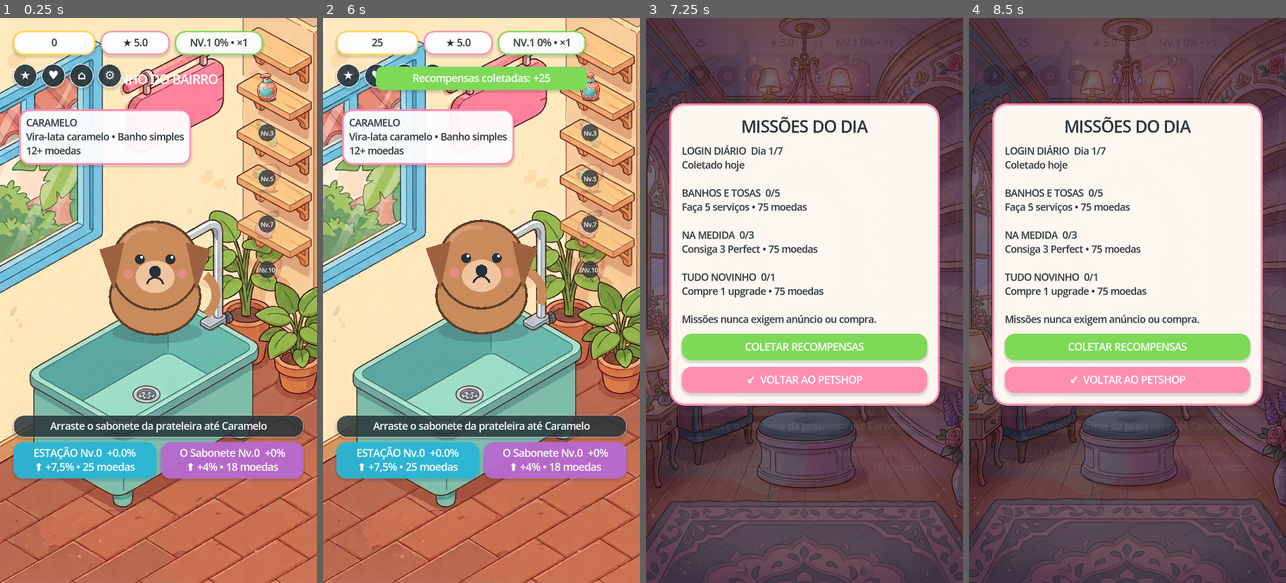
Above: before the commit, frames 1-4 (left to right).
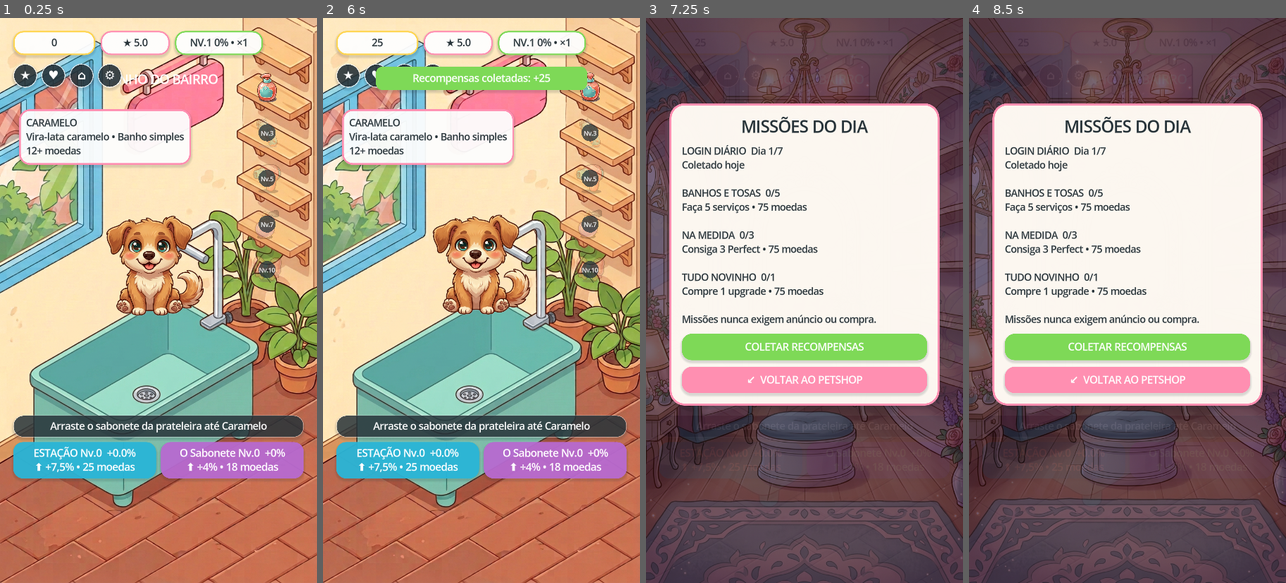
Above: after the commit, the same moments.

Repository: berger33/game_idlepet
Game: Godot game, scene res://scenes/main/Main.tscn
Same seed, same stepped clock (60 frames per second), same inputs: the game is played once before the commit and once after it.
Inputs:
- Up to frame 1 (0.25 s): no input
- Up to frame 2 (6 s): click "★" at 0.5 s; click "♥" at 1.25 s; click "⌂" at 2 s; click "⚙" at 2.75 s; click "ESTAÇÃO Nv.0 +0.0% ⬆ +7,5% • …" at 3.5 s; click "O Sabonete Nv.0 +0% ⬆ +4% • 1…" at 4.25 s; click "COLETAR RECOMPENSAS" at 5 s; click "↙ VOLTAR AO PETSHOP" at 5.75 s
- Up to frame 3 (7.25 s): click "★" at 6.5 s
- Up to frame 4 (8.5 s): click "♥" at 7.25 s; click "⌂" at 8 s

The runs differ from the first frame. In frame 1, 5.5% of the frame differs, in the area x 31-70%, y 35-58%; in frame 2, 5.5%; in frame 3, less than 0.1%; in frame 4, less than 0.1%.

Commit message:
feat: introduce illustrated breed-specific pet sprites
Co-authored-by: arena-agent <297053741+arena-agent@users.noreply.github.com>

Diff:
--- a/core/gameplay/PetShopCanvas.gd
+++ b/core/gameplay/PetShopCanvas.gd
@@ -47,6 +47,8 @@
 var ear_color: Color = Color("9c623f")
 var muzzle_color: Color = Color("f1c49f")
 var species: StringName = &"dog"
+var pet_id: String = "caramelo"
+var pet_texture: Texture2D
 var breed_name: String = "Vira-lata caramelo"
 var temperament: StringName = &"happy"
 var rarity: StringName = &"common"
@@ -116,6 +118,11 @@
 
 
 func set_pet_profile(profile: Dictionary) -> void:
+	pet_id = String(profile.get("id", "caramelo"))
+	var texture_path: String = "res://art/pets/%s.png" % pet_id
+	pet_texture = null
+	if ResourceLoader.exists(texture_path):
+		pet_texture = load(texture_path) as Texture2D
 	var colors: Array = profile.get("colors", ["c98b5b", "9c623f", "f1c49f"])
 	if colors.size() >= 3:
 		fur_color = Color(String(colors[0]))
@@ -352,6 +359,9 @@
 
 
 func _draw_pet(center: Vector2) -> void:
+	if is_instance_valid(pet_texture):
+		_draw_illustrated_pet(center)
+		return
 	var fur: Color = fur_color if not pet_wet else fur_color.darkened(0.24)
 	# Cauda reage continuamente e torna cães/gatos legíveis pela silhueta.
 	var wag: float = sin(shake_phase * (9.0 if pet_happy else 3.0)) * 0.35
@@ -500,6 +510,42 @@
 	draw_circle(center + Vector2(92, 28), 17, Color("ff8fb1", 0.42))
 
 
+func _draw_illustrated_pet(center: Vector2) -> void:
+	var small_breed: bool = _breed_contains_any(
+		["Pinscher", "Yorkshire", "Pug", "Maltês", "Munchkin", "Shih-tzu"]
+	)
+	var large_breed: bool = _breed_contains_any(
+		["Golden", "Labrador", "Samoieda", "Bernês", "Maine Coon"]
+	)
+	var sprite_size: float = 390.0
+	if small_breed:
+		sprite_size = 330.0
+	elif large_breed:
+		sprite_size = 445.0
+	var breathe: float = 1.0 + sin(shake_phase * 2.2) * 0.012
+	var reaction_scale: Vector2 = Vector2(breathe, breathe)
+	if reaction_kind == &"love" or reaction_kind == &"excited":
+		reaction_scale += Vector2(0.035, -0.02)
+	elif reaction_kind == &"sad":
+		reaction_scale += Vector2(0.02, -0.045)
+	var tilt: float = 0.0
+	if reaction_kind == &"dizzy":
+		tilt = sin(shake_phase * 18.0) * 0.055
+	elif pet_happy:
+		tilt = sin(shake_phase * 7.0) * 0.018
+	var tint: Color = Color("d5edf4") if pet_wet else Color.WHITE
+	if reaction_kind == &"sad":
+		tint = tint.darkened(0.16)
+	draw_set_transform(center, tilt, reaction_scale)
+	draw_texture_rect(
+		pet_texture,
+		Rect2(-sprite_size * 0.5, -sprite_size * 0.5, sprite_size, sprite_size),
+		false,
+		tint,
+	)
+	draw_set_transform(Vector2.ZERO, 0.0, Vector2.ONE)
+
+
 func _breed_contains_any(labels: Array[String]) -> bool:
 	for label: String in labels:
 		if breed_name.contains(label):
Binary file added: art/pets/amora_siames.png
Binary file added: art/pets/caramelo.png
Binary file added: art/pets/frajola.png
Binary file added: art/pets/fred_poodle.png
Binary file added: art/pets/luna_shih_tzu.png
Binary file added: art/pets/mel_golden.png
Binary file added: art/pets/mingau_srd.png
Binary file added: art/pets/nina_yorkshire.png
Binary file added: art/pets/thor_pinscher.png
Binary file added: art/pets/tigrinho_tabby.png
Not shown, changed: art/ASSET_MANIFEST.md
Not shown, added: docs/PET_ART_PRODUCTION.md
(and 2 more such lines)
